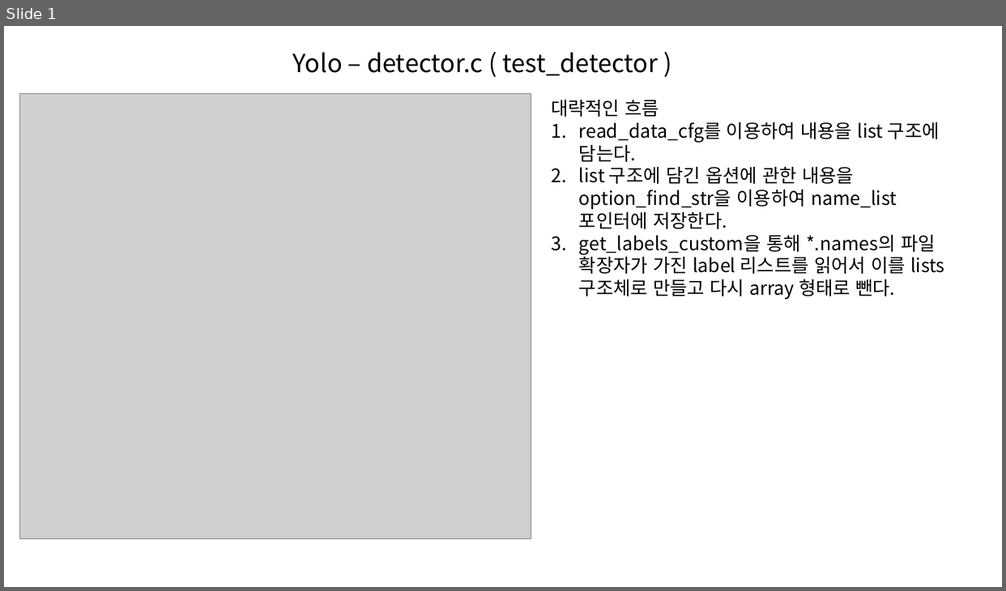
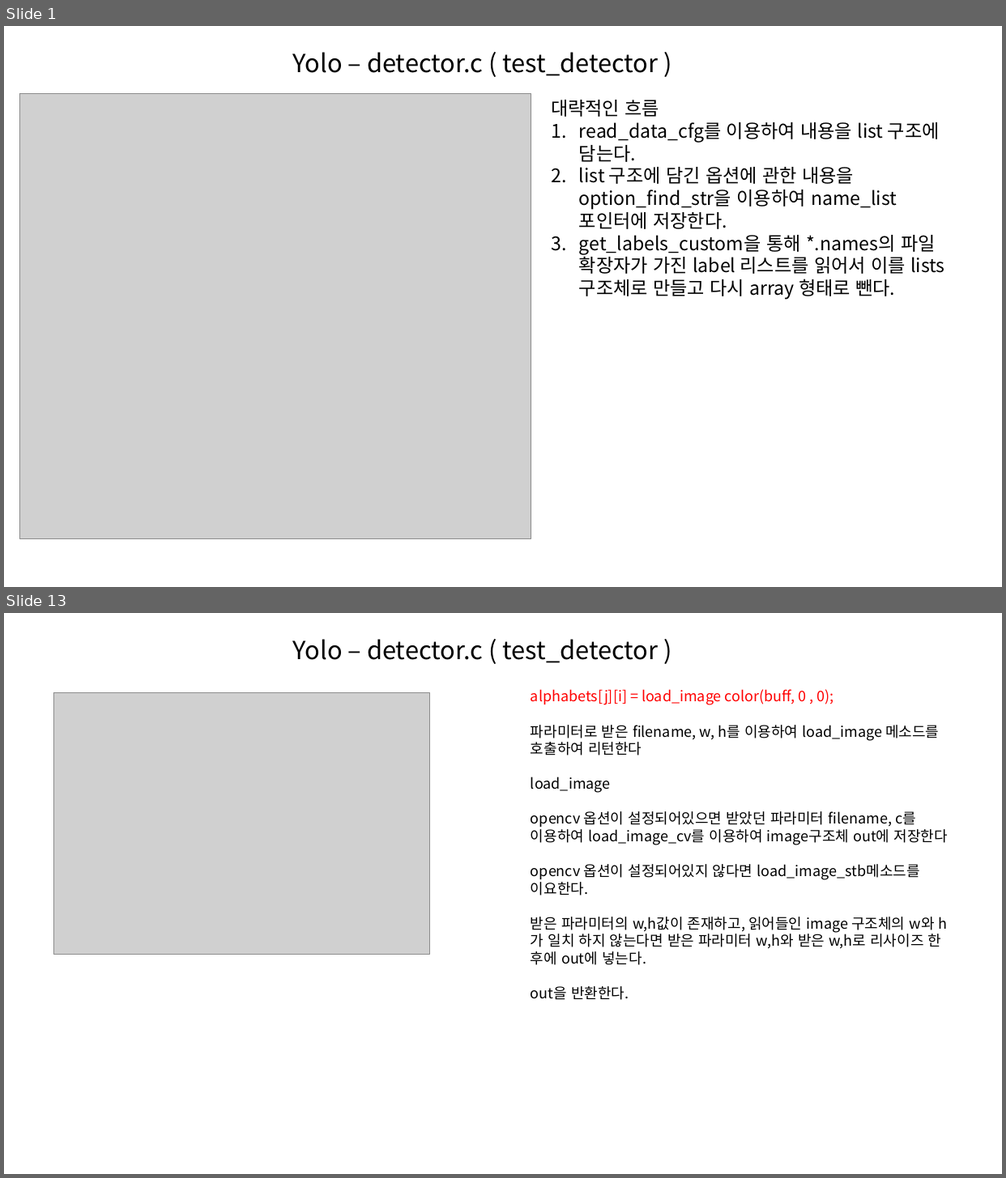
Before and after one commit to hotteock/my_proj, a slide deck: License plate recognition/yolo_code_review/yolo_code_review.pptx. Shown one above the other, each under a label of ours: slide 1 before the commit, slides 1 and 13 after it; the slides between them are not shown. The pictures are 1006x591 and 1006x1178 pixels, drawn with LibreOffice and Linux fonts; fonts in the diff are those of the drawing; grey boxes stand for pictures. Boxes give left, top, right and bottom in pixels: in the first picture for what was removed or moved away, otherwise in the second. Text is boxed around its words. In the diff, an @@ line names an element or a change of style, - is before the commit and + after.

```diff
--- a/License plate recognition/yolo_code_review/yolo_code_review.pptx
+++ b/License plate recognition/yolo_code_review/yolo_code_review.pptx
@@ slide 13 added at (4, 613, 1002, 1174), background #FFFFFF @@
@@ text added at (293, 639, 658, 663), 24 pt, text #000000 @@
+Yolo – detector.c ( test_detector )
@@ picture added at (53, 693, 430, 954) @@
@@ text added at (530, 689, 948, 1000), 14 pt, text #000000 @@
+alphabets[j][i] = load_image color(buff, 0 , 0);
+파라미터로 받은 filename, w, h를 이용하여 load_image 메소드를 호출하여 리턴한다
+load_image
+opencv 옵션이 설정되어있으면 받았던 파라미터 filename, c를 이용하여 load_image_cv를 이용하여 image구조체 out에 저장한다
+opencv 옵션이 설정되어있지 않다면 load_image_stb메소드를 이요한다.
+받은 파라미터의 w,h값이 존재하고, 읽어들인 image 구조체의 w와 h가 일치 하지 않는다면 받은 파라미터 w,h와 받은 w,h로 리사이즈 한 후에 out에 넣는다.
+out을 반환한다.
```
Also in this commit, not shown: 12 other slides added.
